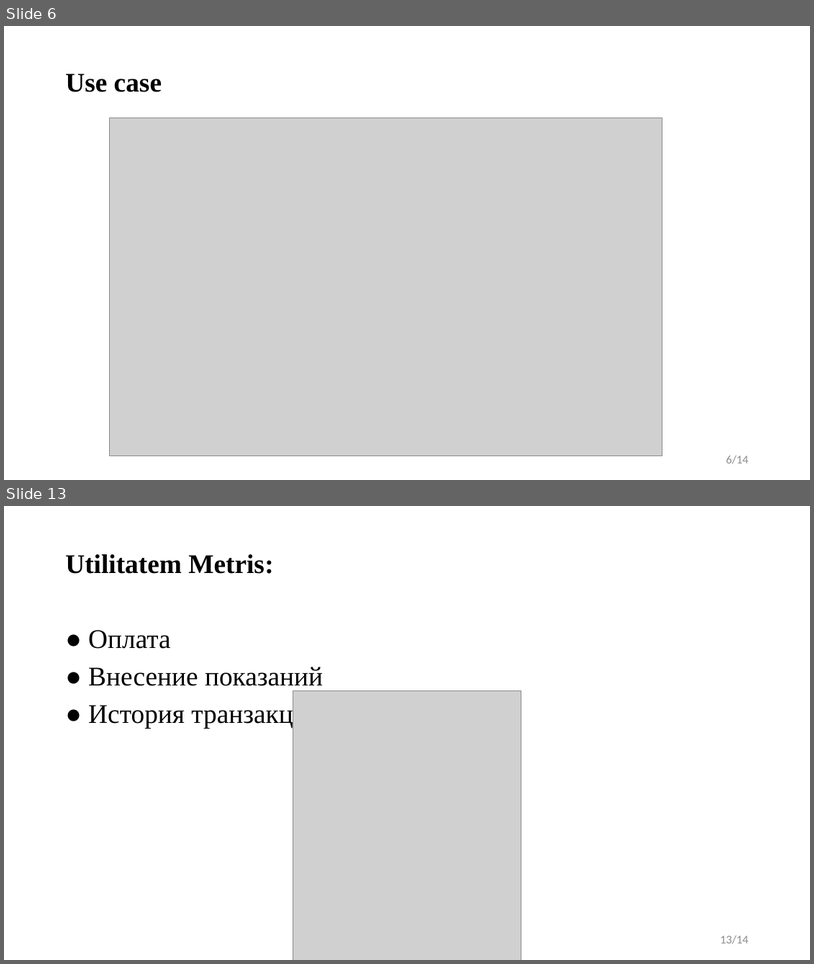
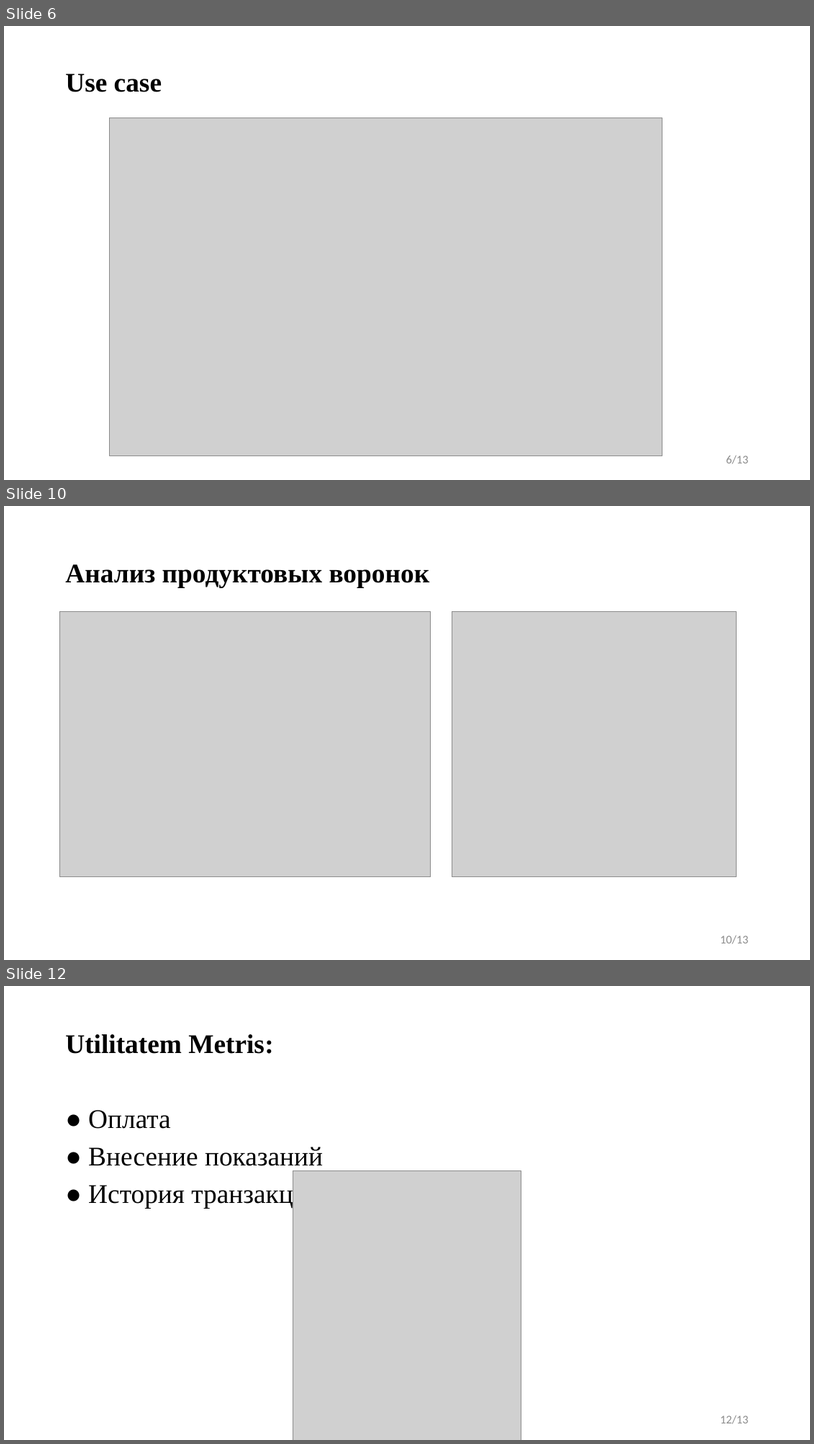
Before and after one commit to DenisBelashkov/UtilitatemMetris, a slide deck: Документация/Utilitatem Metris.pptx. Shown one above the other, each under a label of ours: slides 6 and 13 before the commit, slides 6, 10 and 12 after it; the slides between them are not shown. The pictures are 814x964 and 814x1444 pixels, drawn with LibreOffice and Linux fonts; fonts in the diff are those of the drawing; grey boxes stand for pictures. Boxes give left, top, right and bottom in pixels: in the first picture for what was removed or moved away, otherwise in the second. Text is boxed around its words. In the diff, an @@ line names an element or a change of style, - is before the commit and + after.

```diff
--- a/Документация/Utilitatem Metris.pptx
+++ b/Документация/Utilitatem Metris.pptx
@@ slide 10 added at (4,506,810,960), background #FFFFFF @@
@@ title added at (65,564,430,587), 32 pt, text #000000, bold @@
+Анализ продуктовых воронок
@@ picture added at (59,611,431,877) @@
@@ picture added at (453,611,737,877) @@
@@ page number added at (720,935,748,944), 14 pt, text #8C8C8C @@
+10/13
@@ page number at (726,455,748,464): text changed @@
-6/14
+6/13
@@ what was slide 13 is now slide 12 @@
@@ page number at (720,1415,748,1424): text changed @@
-13/14
+12/13
```
Also in this commit, not shown: 6 slides changed, 2 other slides added, 4 slides removed, 3 other files.
